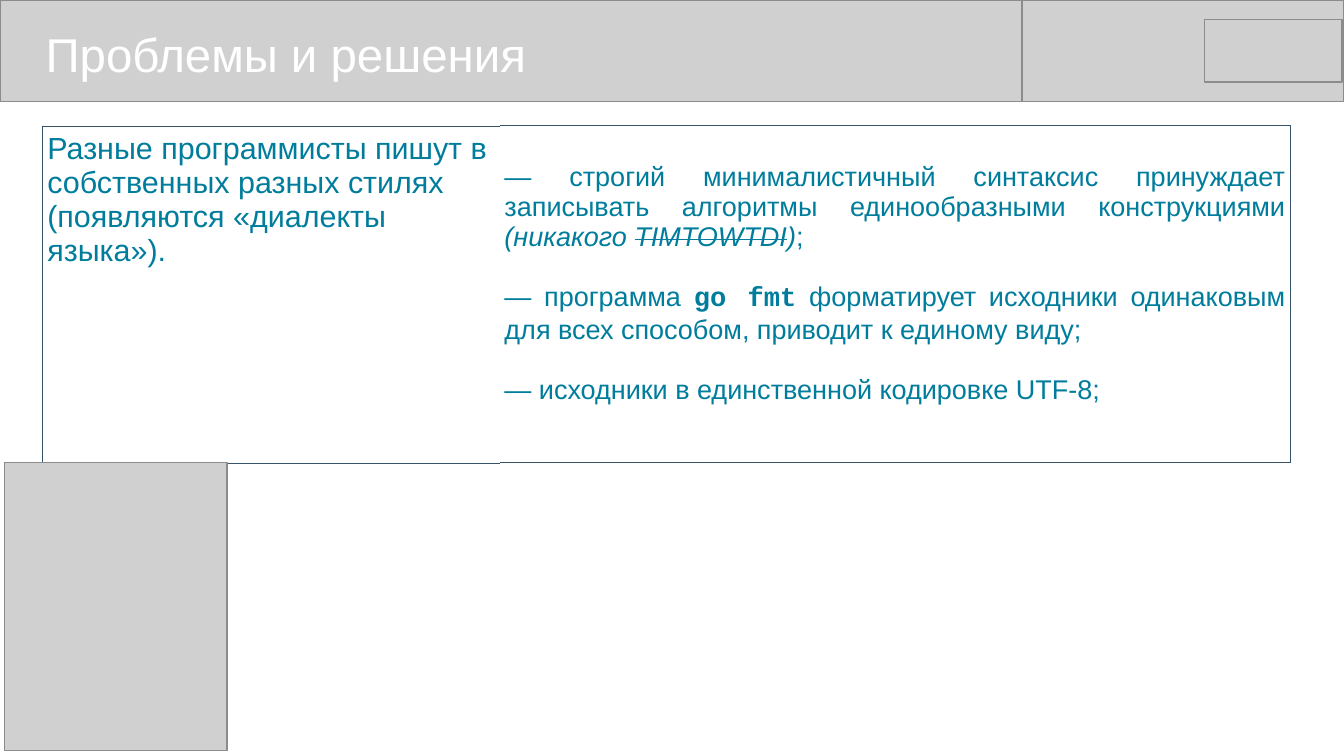
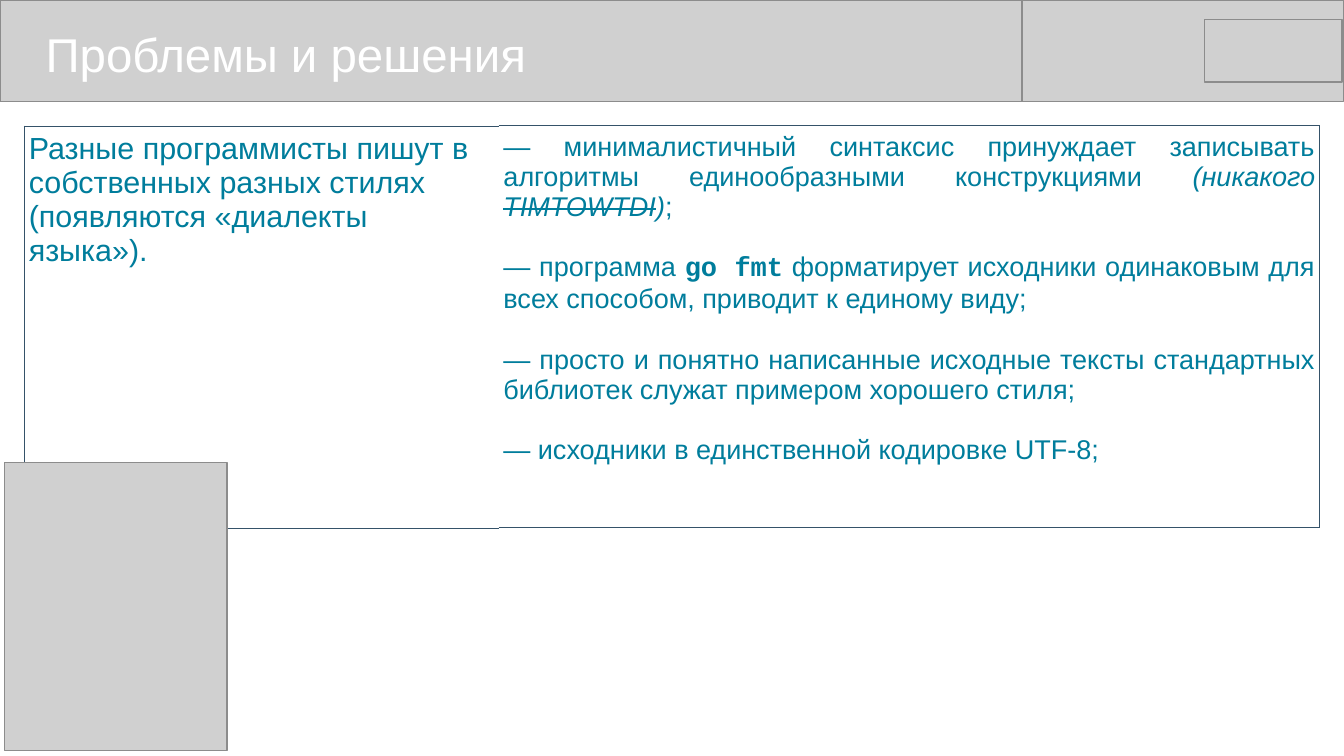
Before and after one commit to mike-shock/Go_language, a slide deck: slide 7 of view/Go_View.odp. Drawn at 1344x756 pixels with LibreOffice and Linux fonts; fonts in the diff are those of the drawing; grey boxes stand for pictures. Boxes give left, top, right and bottom in pixels: in the first picture for what was removed or moved away, otherwise in the second. Text is boxed around its words. In the diff, an @@ line names an element or a change of style, - is before the commit and + after.

```diff
--- a/view/Go_View.odp
+++ b/view/Go_View.odp
@@ table at <box>24,126,1321,499</box> @@
-row 1, column 2: — строгий минималистичный синтаксис принуждает записывать алгоритмы единообразными конструкциями (никакого TIMTOWTDI); / — программа go fmt форматирует исходники одинаковым для всех способом, приводит к единому виду; / — исходники в единственной кодировке UTF-8;
+row 1, column 2: — минималистичный синтаксис принуждает записывать алгоритмы единообразными конструкциями (никакого TIMTOWTDI); / — программа go fmt форматирует исходники одинаковым для всех способом, приводит к единому виду; / — просто и понятно написанные исходные тексты стандартных библиотек служат примером хорошего стиля; / — исходники в единственной кодировке UTF-8;
@@ table: place and size @@
-table at <box>43,126,1292,439</box>
+table at <box>24,126,1321,499</box>
```
Also in this commit, not shown: 11 other slides changed, 3 other files.
